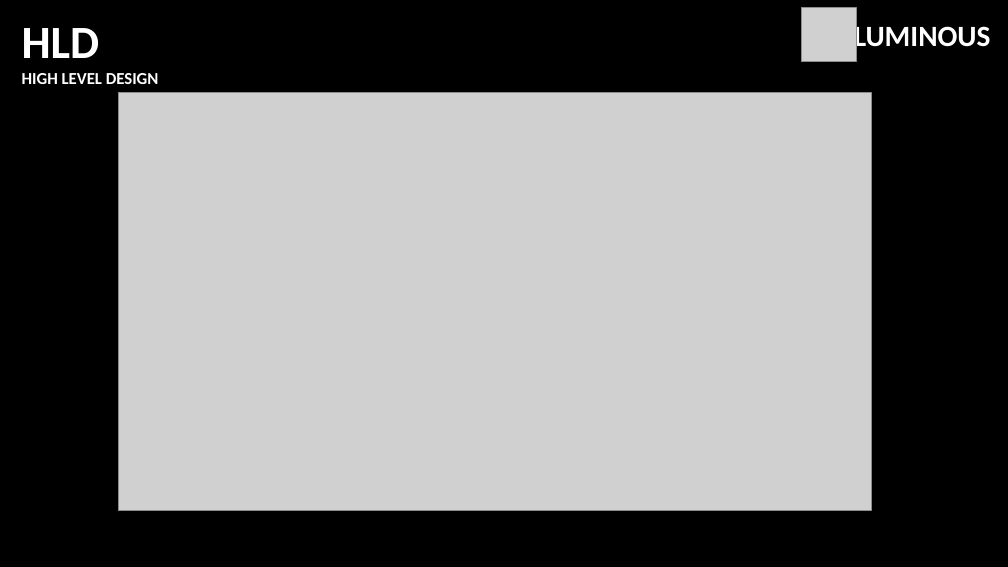
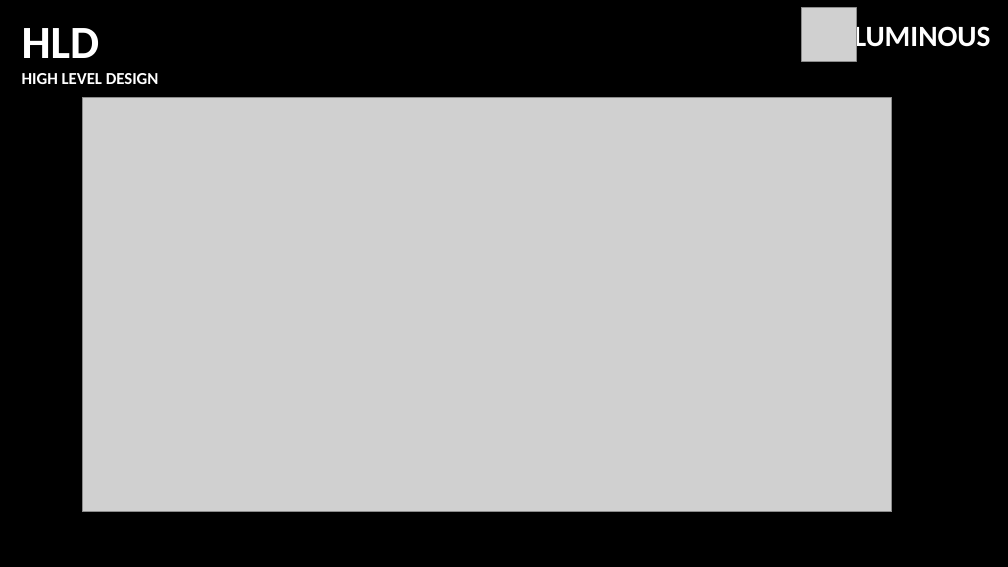
Before and after one commit to felipepereiradasilva1/Projeto-Luminous-v2, a slide deck: slide 5 of documentação/ApresentaçãoLuminous.pptx. Drawn at 1008x567 pixels with LibreOffice and Linux fonts; fonts in the diff are those of the drawing; grey boxes stand for pictures. Boxes give left, top, right and bottom in pixels: in the first picture for what was removed or moved away, otherwise in the second. Text is boxed around its words. In the diff, an @@ line names an element or a change of style, - is before the commit and + after.

Commit message:
finalizando o ppt

```diff
--- a/documentação/ApresentaçãoLuminous.pptx
+++ b/documentação/ApresentaçãoLuminous.pptx
@@ picture: place and size @@
-picture at box(118, 92, 871, 510)
+picture at box(82, 98, 892, 512)
```
Also in this commit, not shown: 4 other files.
